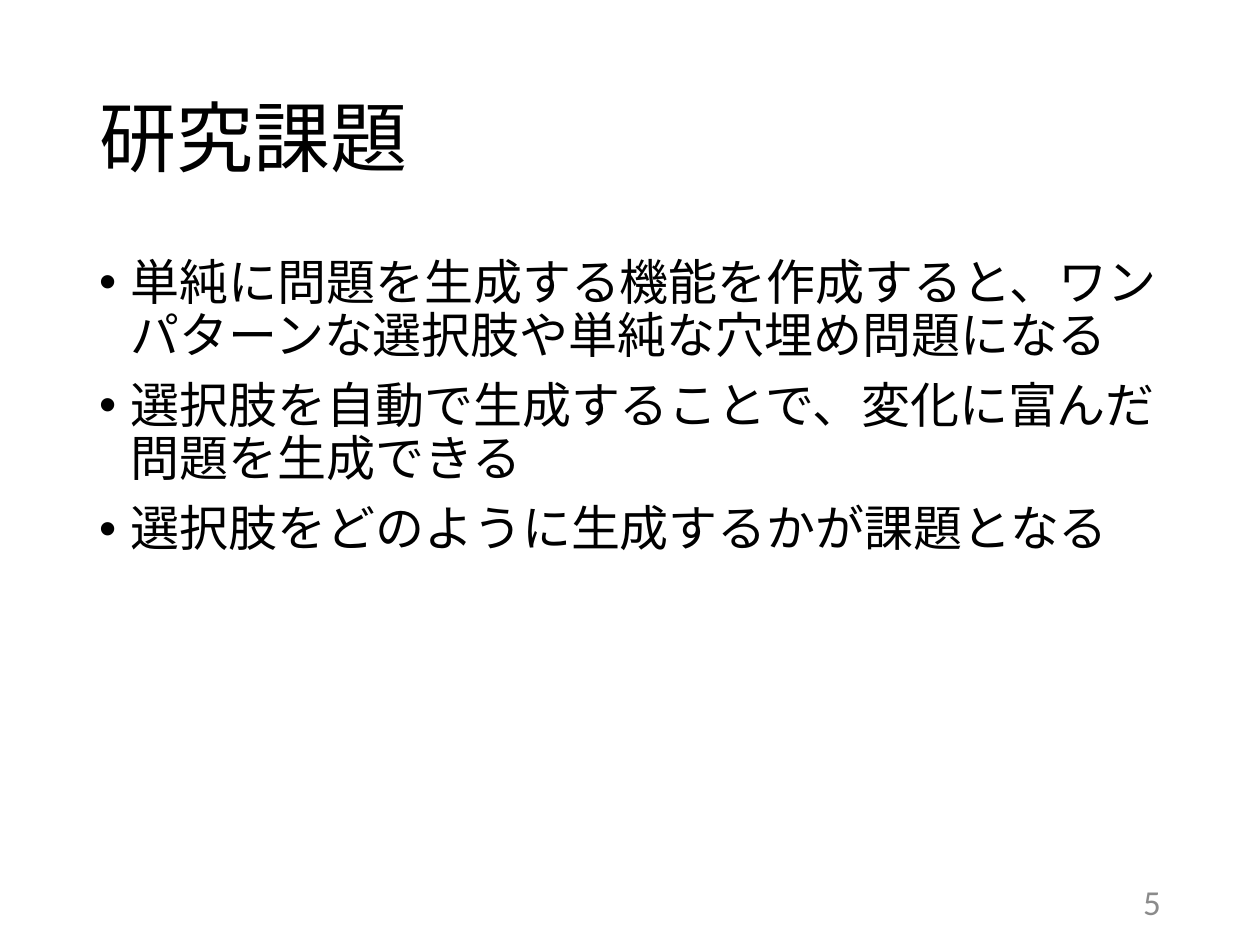
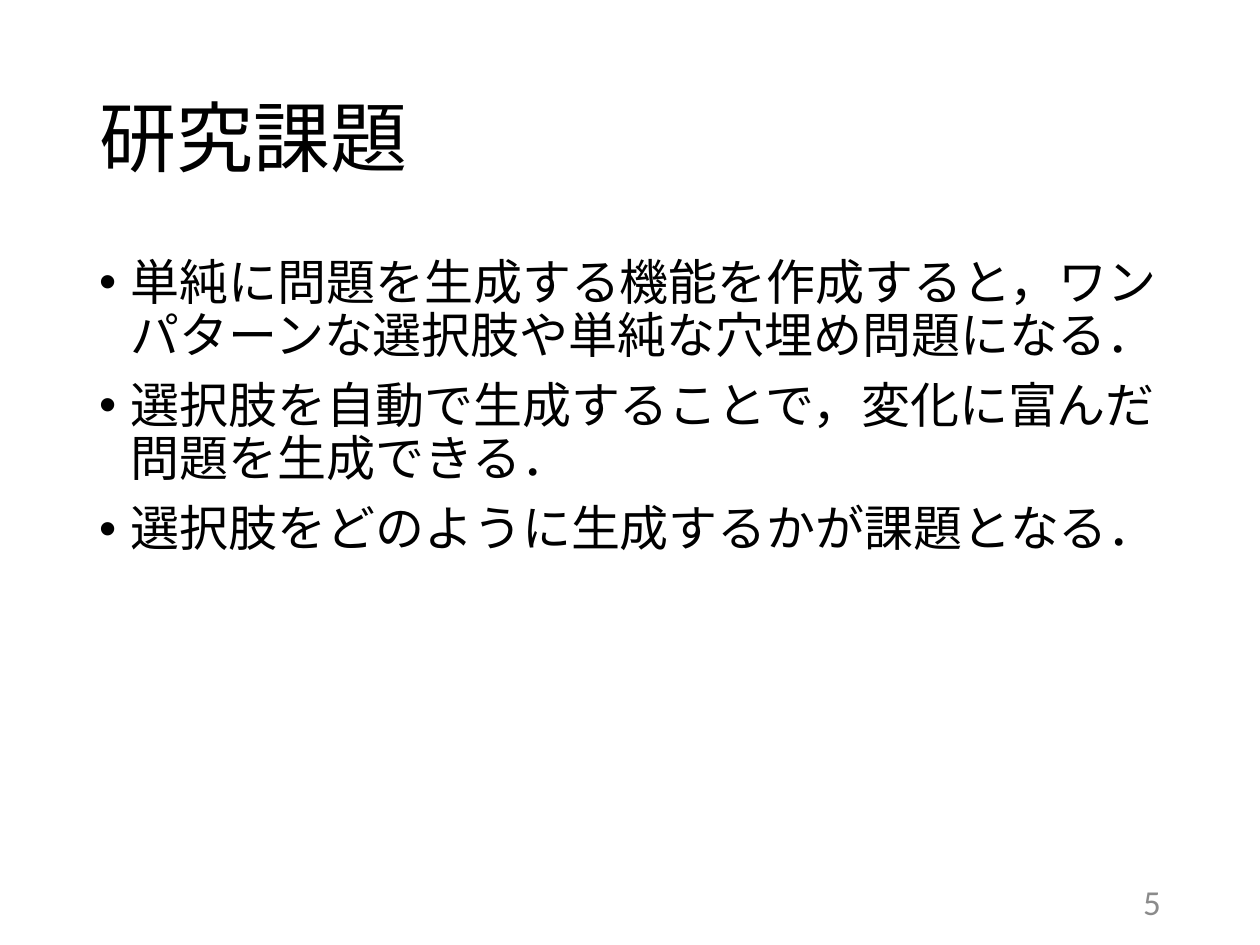
Before and after one commit to kait-takanolab/1821121-shimaoka-thesis, a slide deck: slide 5 of 1821121_shimaoka_thesis.pptx. Drawn at 1260x945 pixels with LibreOffice and Linux fonts; fonts in the diff are those of the drawing. Boxes give left, top, right and bottom in pixels: in the first picture for what was removed or moved away, otherwise in the second. Text is boxed around its words. In the diff, an @@ line names an element or a change of style, - is before the commit and + after.

```diff
--- a/1821121_shimaoka_thesis.pptx
+++ b/1821121_shimaoka_thesis.pptx
@@ text at (131, 258, 1157, 550): text changed @@
-• 単純に問題を生成する機能を作成すると、ワンパターンな選択肢や単純な穴埋め問題になる
-• 選択肢を自動で生成することで、変化に富んだ問題を生成できる
-• 選択肢をどのように生成するかが課題となる
+• 単純に問題を生成する機能を作成すると，ワンパターンな選択肢や単純な穴埋め問題になる．
+• 選択肢を自動で生成することで，変化に富んだ問題を生成できる．
+• 選択肢をどのように生成するかが課題となる．
```
Also in this commit, not shown: 10 other slides changed, 2 slides added, 3 slides removed.
